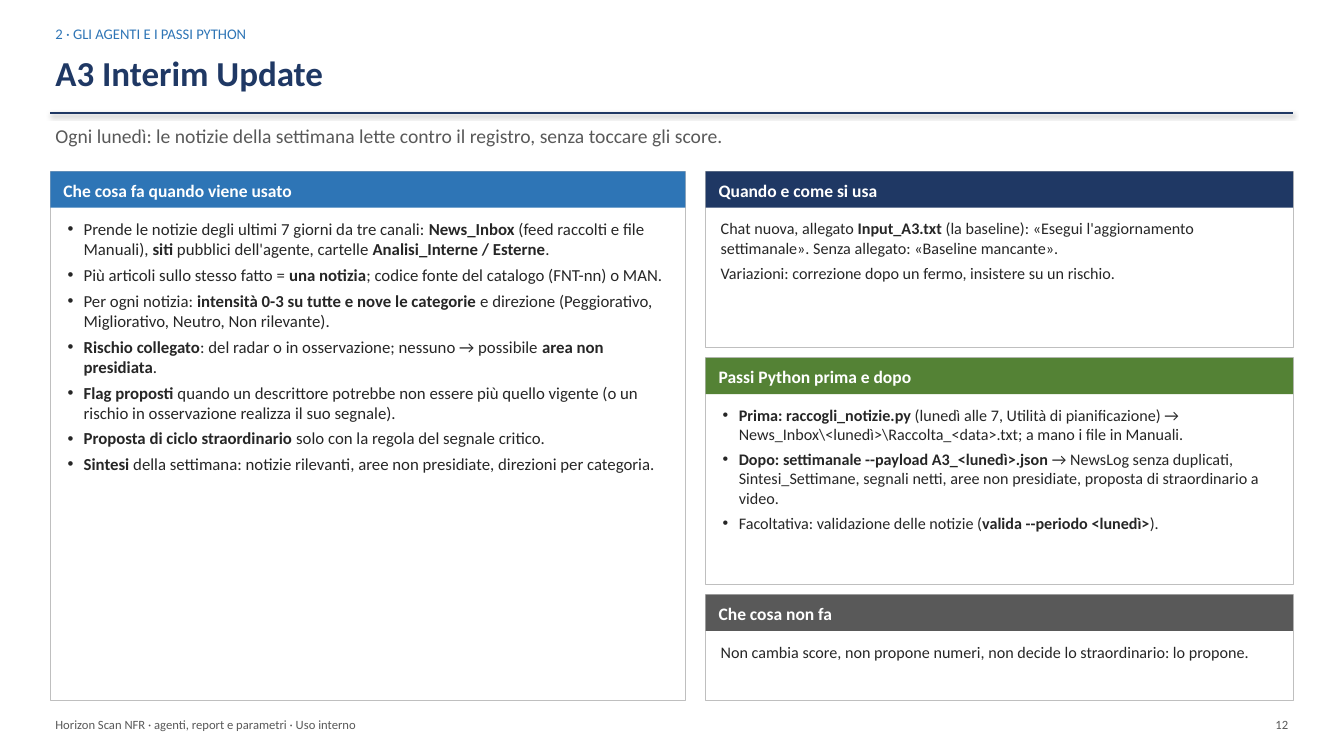
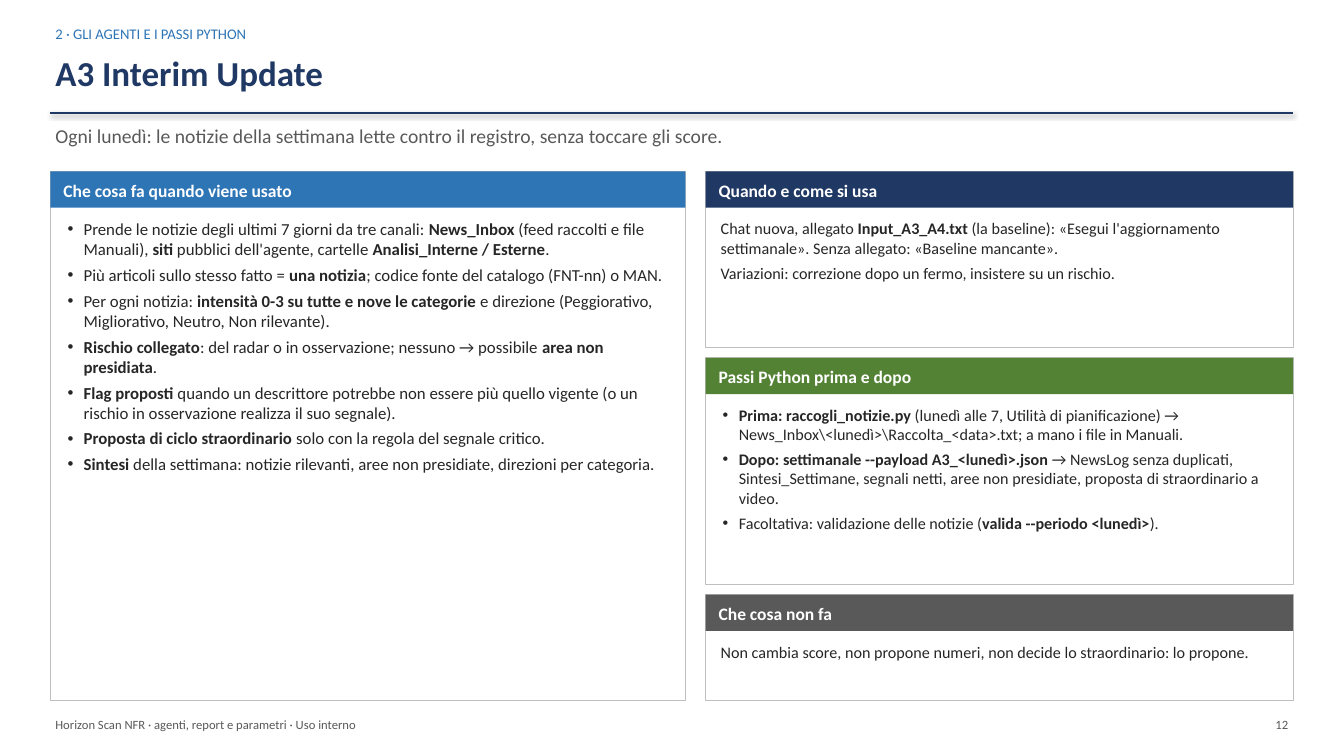
Before and after one commit to Corrado-70/NFR-Horizon-Agents, a slide deck: slide 12 of Presentazione/Horizon_Scan_NFR_presentazione.pptx. Drawn at 1344x756 pixels with LibreOffice and Linux fonts; fonts in the diff are those of the drawing. Boxes give left, top, right and bottom in pixels: in the first picture for what was removed or moved away, otherwise in the second. Text is boxed around its words. In the diff, an @@ line names an element or a change of style, - is before the commit and + after.

```diff
--- a/Presentazione/Horizon_Scan_NFR_presentazione.pptx
+++ b/Presentazione/Horizon_Scan_NFR_presentazione.pptx
@@ text at [721, 222, 1220, 257]: text changed @@
-Chat nuova, allegato Input_A3.txt (la baseline): «Esegui l'aggiornamento settimanale». Senza allegato: «Baseline mancante».
+Chat nuova, allegato Input_A3_A4.txt (la baseline): «Esegui l'aggiornamento settimanale». Senza allegato: «Baseline mancante».
```
Also in this commit, not shown: 7 other slides changed, 48 other files.
